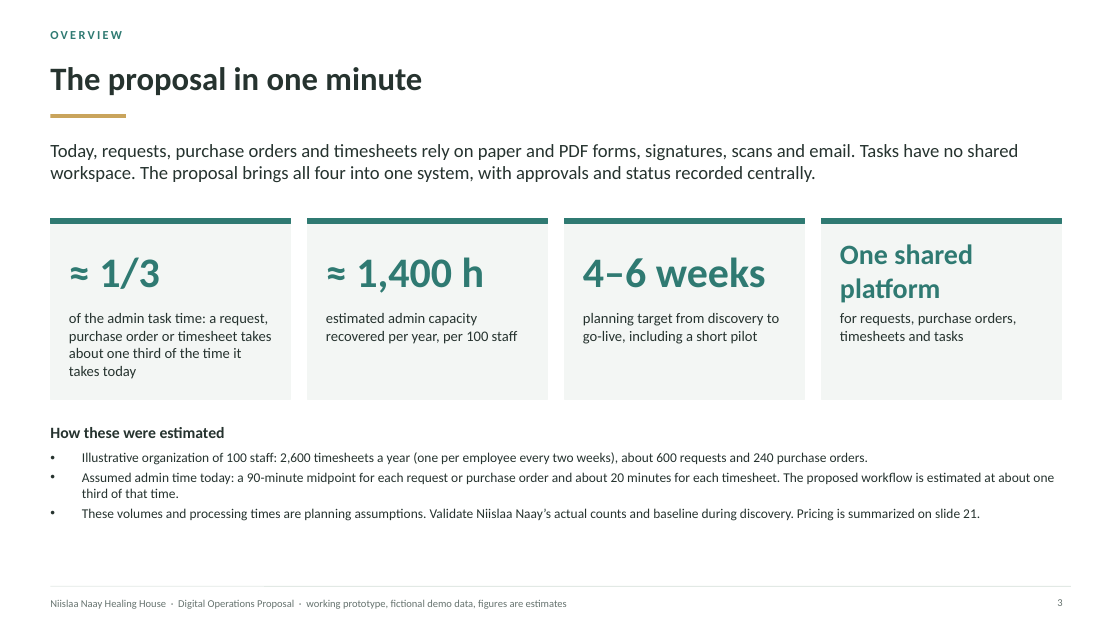
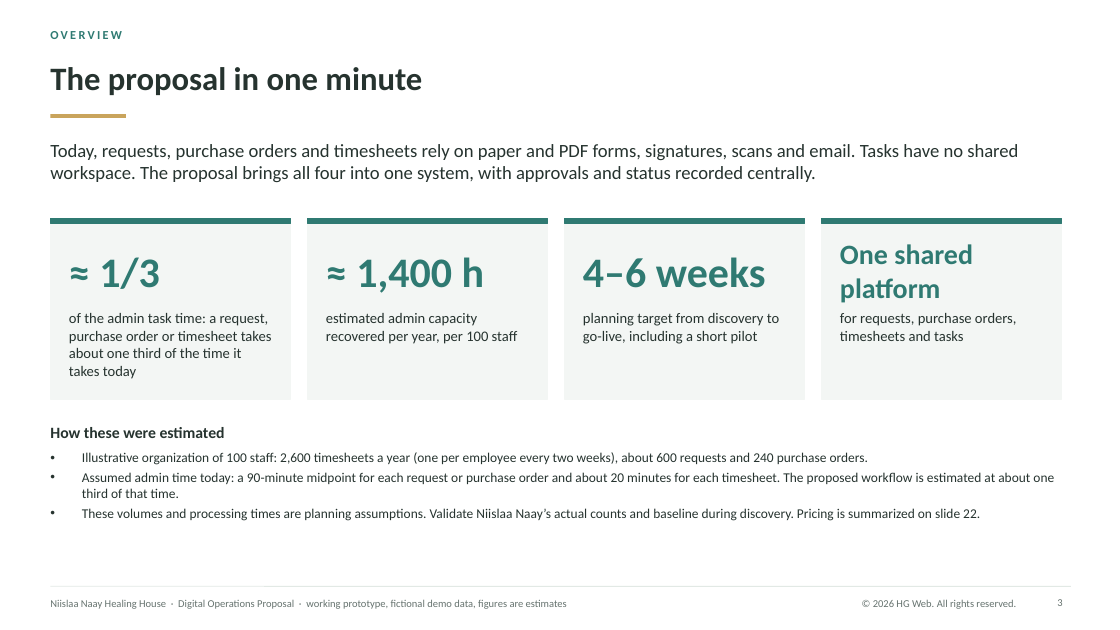
Before and after one commit to AndalibOlee/Portfolio, a slide deck: slide 3 of demo-platform/docs/Niislaa_Naay_Healing_House_Executive_Digital_Operations_Proposal.pptx. Drawn at 1120x630 pixels with LibreOffice and Linux fonts; fonts in the diff are those of the drawing. Boxes give left, top, right and bottom in pixels: in the first picture for what was removed or moved away, otherwise in the second. Text is boxed around its words. In the diff, an @@ line names an element or a change of style, - is before the commit and + after.

```diff
--- a/demo-platform/docs/Niislaa_Naay_Healing_House_Executive_Digital_Operations_Proposal.pptx
+++ b/demo-platform/docs/Niislaa_Naay_Healing_House_Executive_Digital_Operations_Proposal.pptx
@@ text at (82,508,980,521): text changed @@
-• These volumes and processing times are planning assumptions. Validate Niislaa Naay’s actual counts and baseline during discovery. Pricing is summarized on slide 21.
+• These volumes and processing times are planning assumptions. Validate Niislaa Naay’s actual counts and baseline during discovery. Pricing is summarized on slide 22.
@@ text added at (873,599,1016,609), 9 pt, text #66736F @@
+© 2026 HG Web. All rights reserved.
```
Also in this commit, not shown: 21 other slides changed, 1 slide added, 11 other files.
